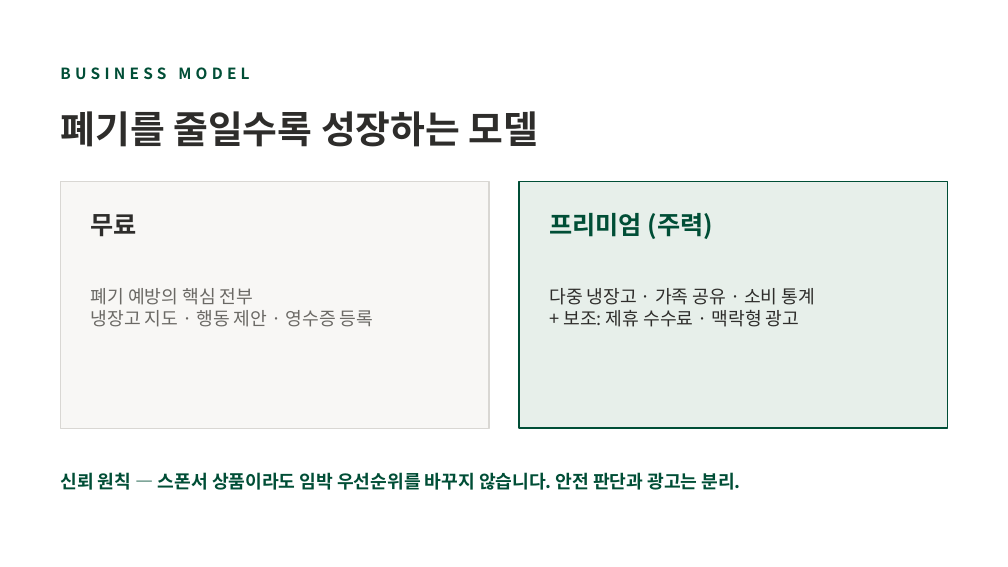
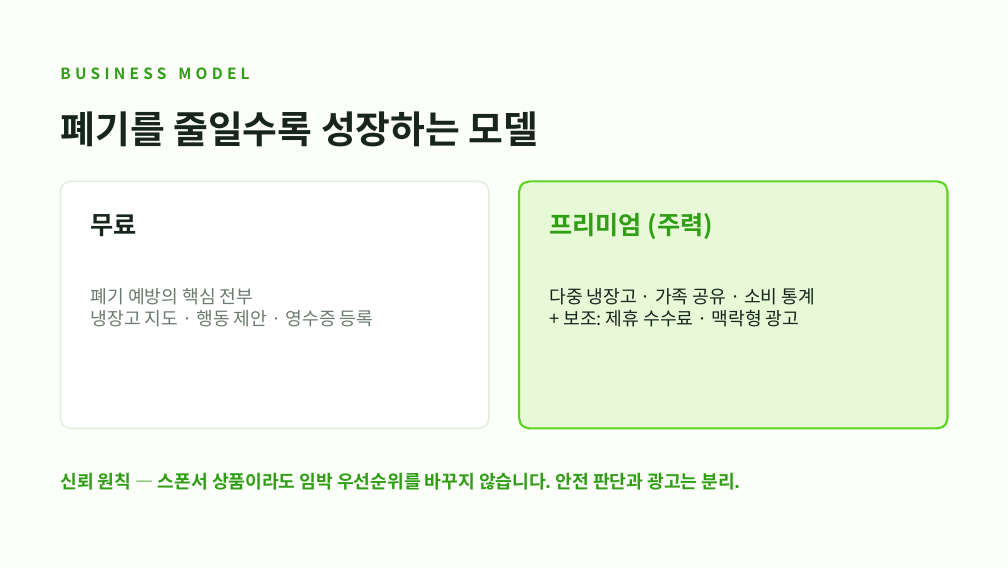
Before and after one commit to stkd9w57jm-oss/igeomeonjeo, a slide deck: slide 9 of docs/이거먼저-발표.pptx. Drawn at 1008x567 pixels with LibreOffice and Linux fonts; fonts in the diff are those of the drawing. Boxes give left, top, right and bottom in pixels: in the first picture for what was removed or moved away, otherwise in the second. Text is boxed around its words. In the diff, an @@ line names an element or a change of style, - is before the commit and + after.

```diff
--- a/docs/이거먼저-발표.pptx
+++ b/docs/이거먼저-발표.pptx
@@ background #FFFFFF to #FCFEF9 @@
@@ rounded rectangle at (x1=60, y1=181, x2=489, y2=428): rectangle to rounded rectangle; fill #F8F7F5 to #FFFFFF; outline #D9D7D3 1 pt to #E3ECDA 1 pt @@
@@ rounded rectangle at (x1=519, y1=181, x2=948, y2=428): rectangle to rounded rectangle; fill #E7EFEA to #E7F9D7; outline #004E36 1.25 pt to #5BD41E 1.5 pt @@
@@ text "폐기 예방의 핵심 전부" at (x1=91, y1=288, x2=373, y2=327): text colour #6B6965 to #6D7A6F @@
@@ text colour #2E2D2B to #17251C in 3 elements at (x1=60, y1=111, x2=539, y2=147), (x1=91, y1=214, x2=137, y2=237), (x1=549, y1=288, x2=815, y2=327) @@
@@ text colour #004E36 to #2F9E14 in 3 elements at (x1=60, y1=67, x2=249, y2=79), (x1=549, y1=213, x2=713, y2=239), (x1=60, y1=472, x2=741, y2=490) @@
```
Also in this commit, not shown: 10 other slides changed.
